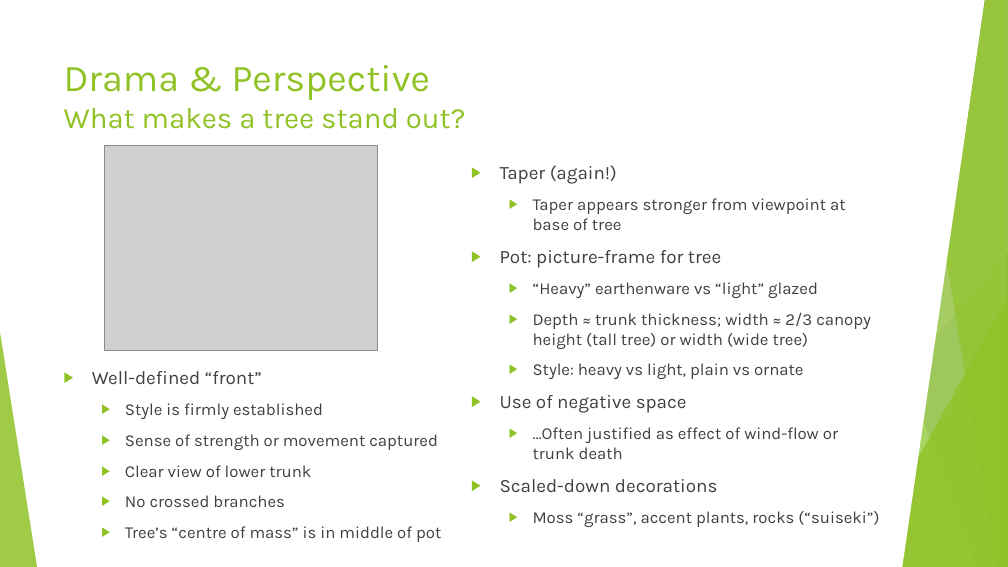
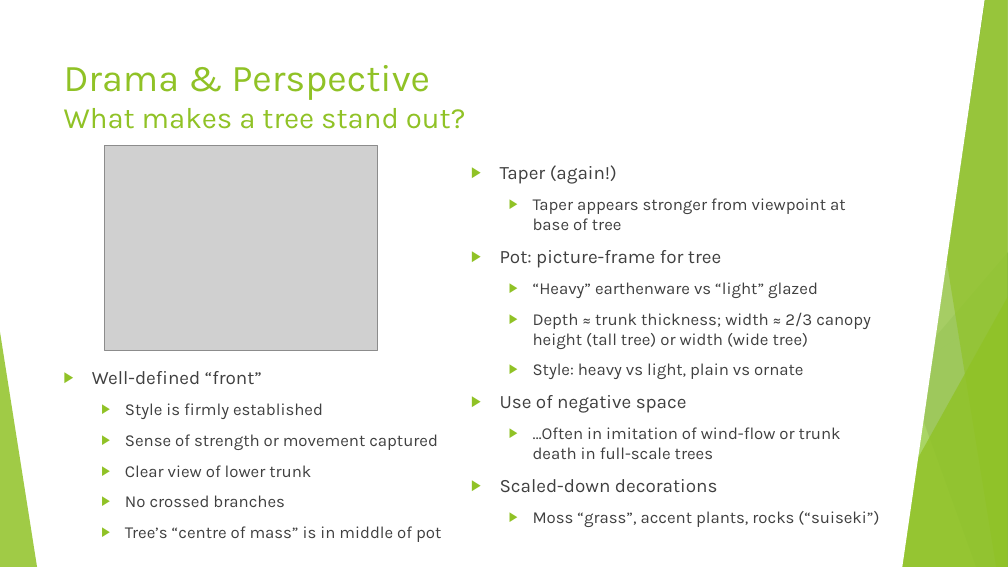
Before and after one commit to AlexLabram/Bonsai, a slide deck: slide 14 of Courseware/Bonsai On A Budget (running).pptx. Drawn at 1008x567 pixels with LibreOffice and Linux fonts; fonts in the diff are those of the drawing; grey boxes stand for pictures. Boxes give left, top, right and bottom in pixels: in the first picture for what was removed or moved away, otherwise in the second. Text is boxed around its words. In the diff, an @@ line names an element or a change of style, - is before the commit and + after.

Commit message:
Minor wording changes throughout

```diff
--- a/Courseware/Bonsai On A Budget (running).pptx
+++ b/Courseware/Bonsai On A Budget (running).pptx
@@ text at [533,427,841,459]: text changed @@
-  ▶ …Often justified as effect of wind-flow or trunk death
+  ▶ …Often in imitation of wind-flow or trunk death in full-scale trees
```
Also in this commit, not shown: 6 other slides changed.
